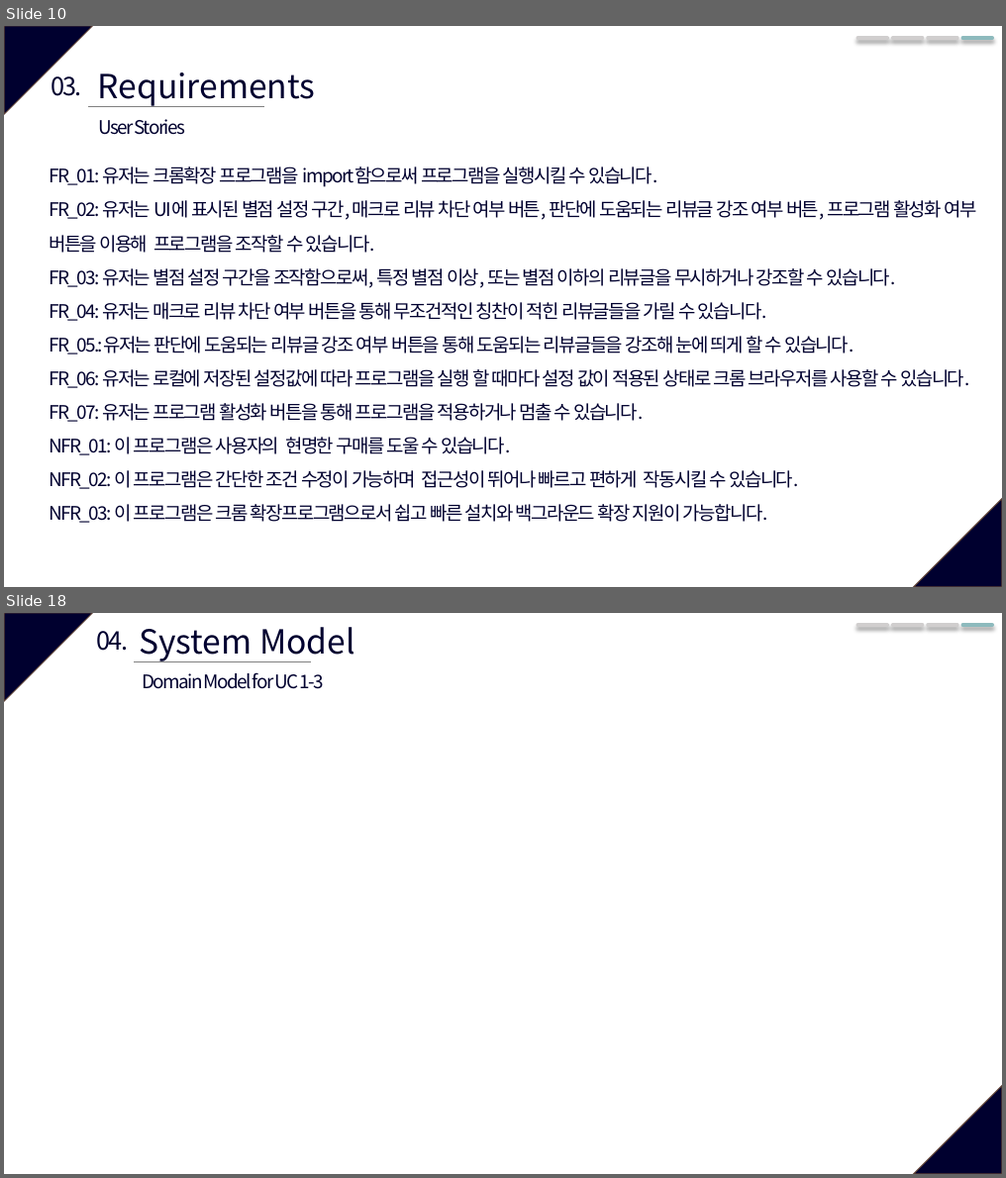
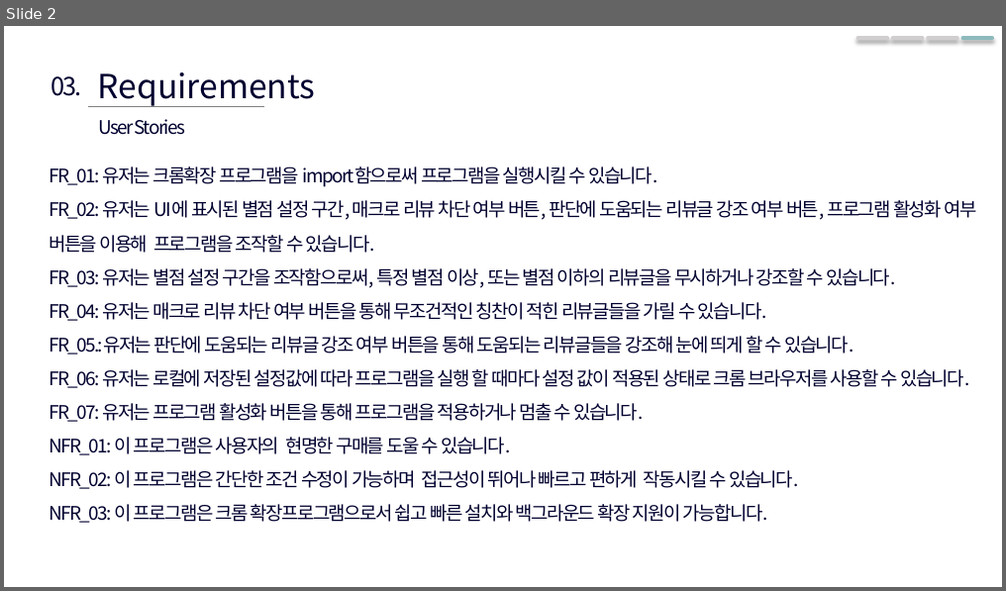
Before and after one commit to SWE-15-Team/Sentiment-Analysis-System, a slide deck: Checkpoint_1st.pptx. Shown one above the other, each under a label of ours: slides 10 and 18 before the commit, slide 2 after it; the slides between them are not shown. The pictures are 1006x1178 and 1006x591 pixels, drawn with LibreOffice and Linux fonts; fonts in the diff are those of the drawing. Boxes give left, top, right and bottom in pixels: in the first picture for what was removed or moved away, otherwise in the second. Text is boxed around its words. In the diff, an @@ line names an element or a change of style, - is before the commit and + after.

```diff
--- a/Checkpoint_1st.pptx
+++ b/Checkpoint_1st.pptx
@@ slide 18 removed at box(4, 613, 1002, 1174), background #FFFFFF; not listed: 2 template elements that a slide beside it also shows @@
@@ text removed at box(97, 631, 129, 651) @@
-04.
@@ text removed at box(139, 627, 355, 663) @@
-System Model
@@ line removed from (858, 625) to (887, 625) @@
@@ line removed from (893, 625) to (923, 625) @@
@@ line removed from (928, 625) to (957, 625) @@
@@ line removed from (963, 625) to (992, 625) @@
@@ line removed from (135, 662) to (311, 662) @@
@@ text removed at box(142, 672, 324, 689) @@
-Domain Model for UC 1-3
@@ what was slide 10 is now slide 2 @@
@@ slide 2 changed as well @@
@@ triangle removed at box(4, 26, 92, 114) @@
@@ triangle removed at box(914, 499, 1002, 587) @@
```
Also in this commit, not shown: 5 other slides changed, 1 slide added, 12 other slides removed, 1 other file.
